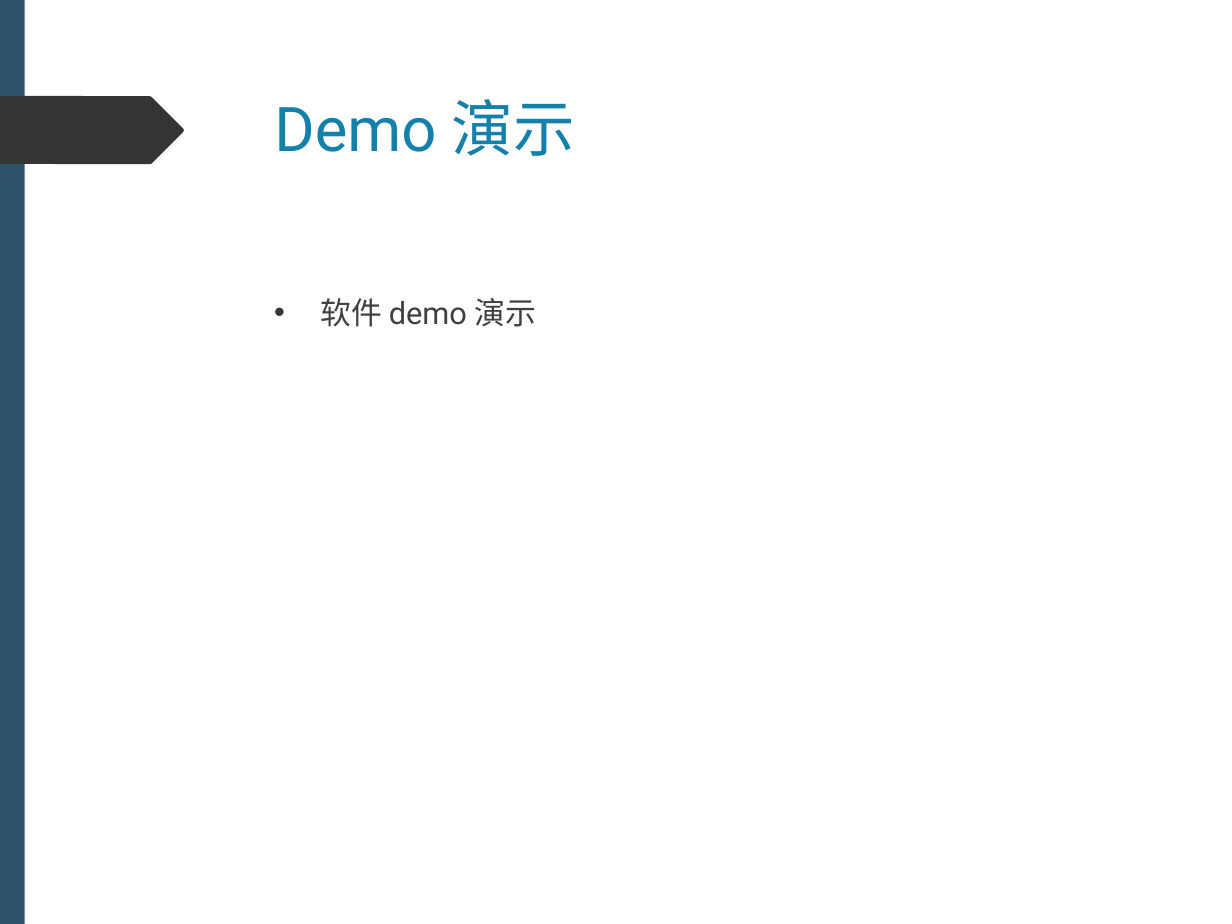
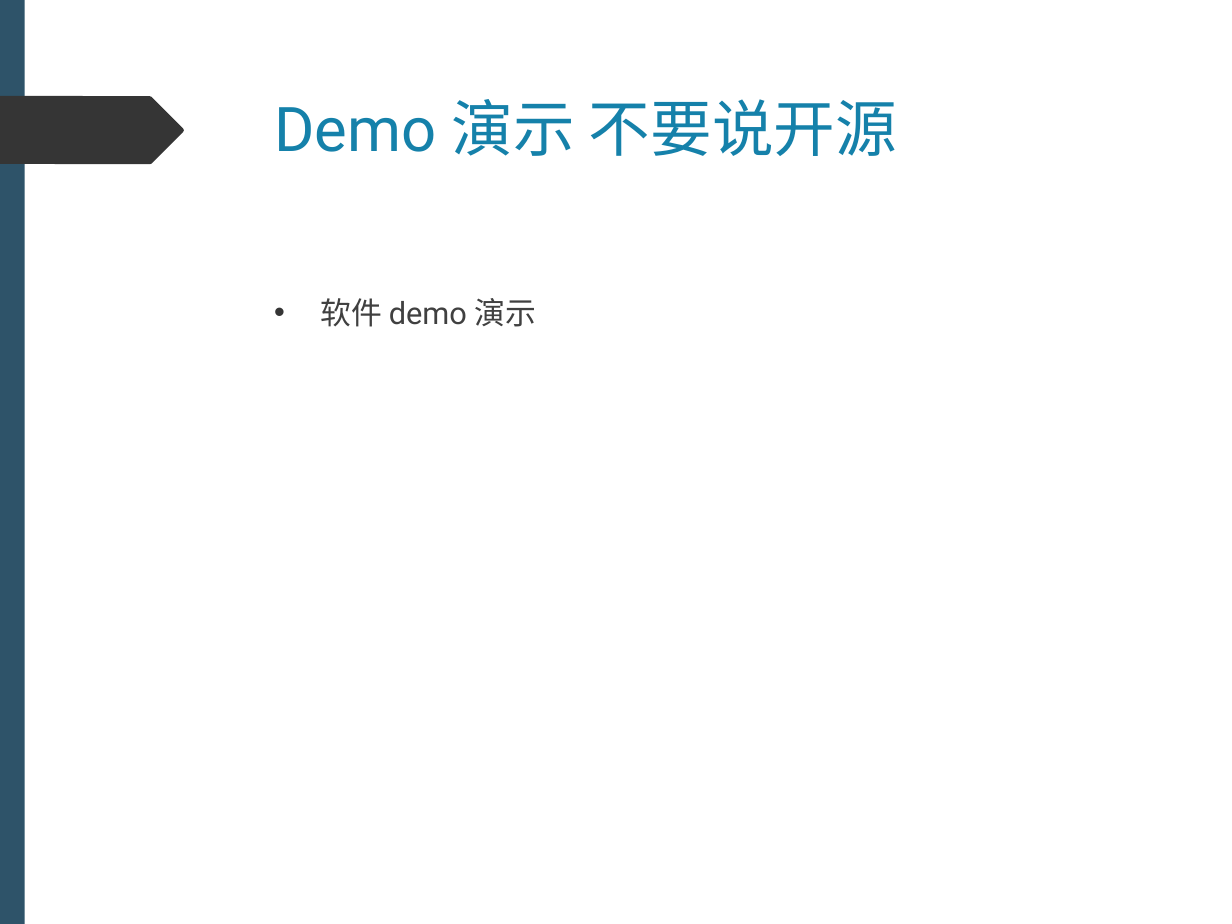
Before and after one commit to 0qinghao/HEVC_VVC_Demo, a slide deck: slide 18 of Slide/PresentationSlide.pptx. Drawn at 1232x924 pixels with LibreOffice and Linux fonts; fonts in the diff are those of the drawing. Boxes give left, top, right and bottom in pixels: in the first picture for what was removed or moved away, otherwise in the second. Text is boxed around its words. In the diff, an @@ line names an element or a change of style, - is before the commit and + after.

```diff
--- a/Slide/PresentationSlide.pptx
+++ b/Slide/PresentationSlide.pptx
@@ title at box(274, 99, 897, 156): text changed @@
-Demo 演示
+Demo 演示 不要说开源
```
Also in this commit, not shown: 3 other slides changed, 1 slide added, 6 other files.
